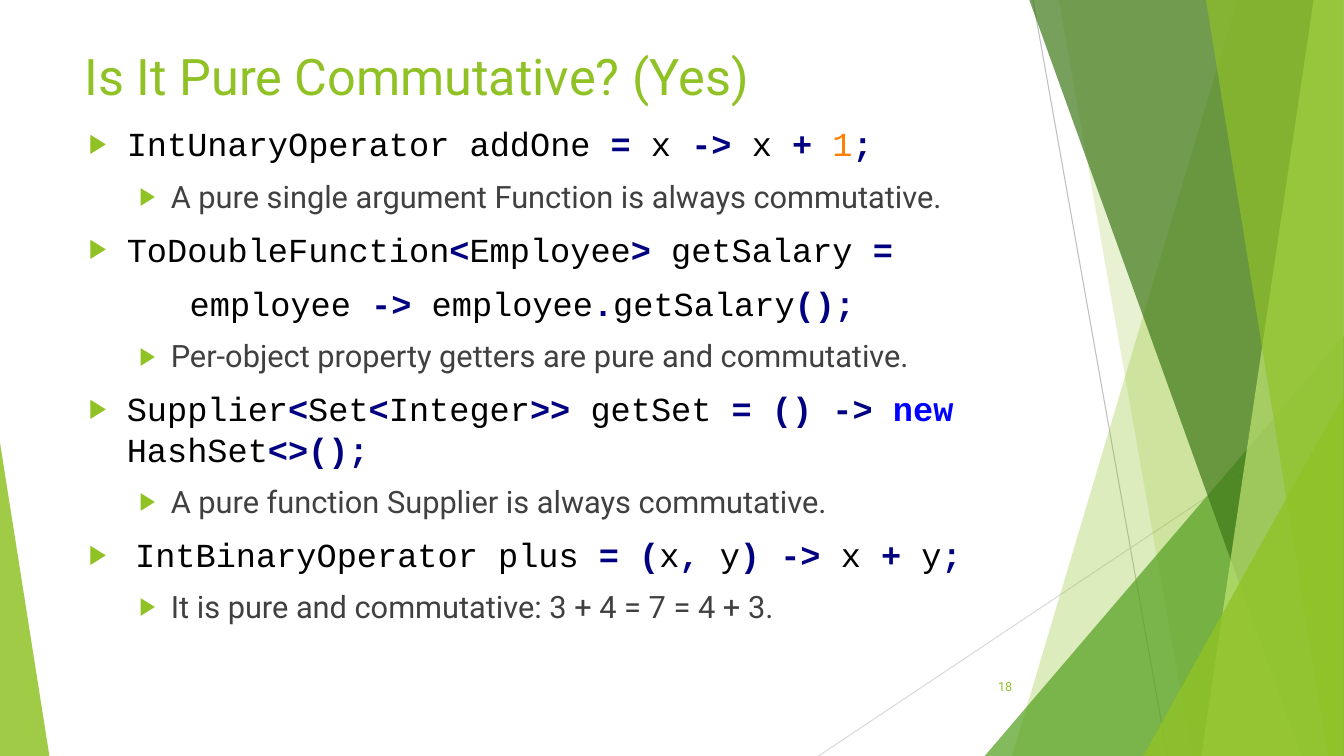
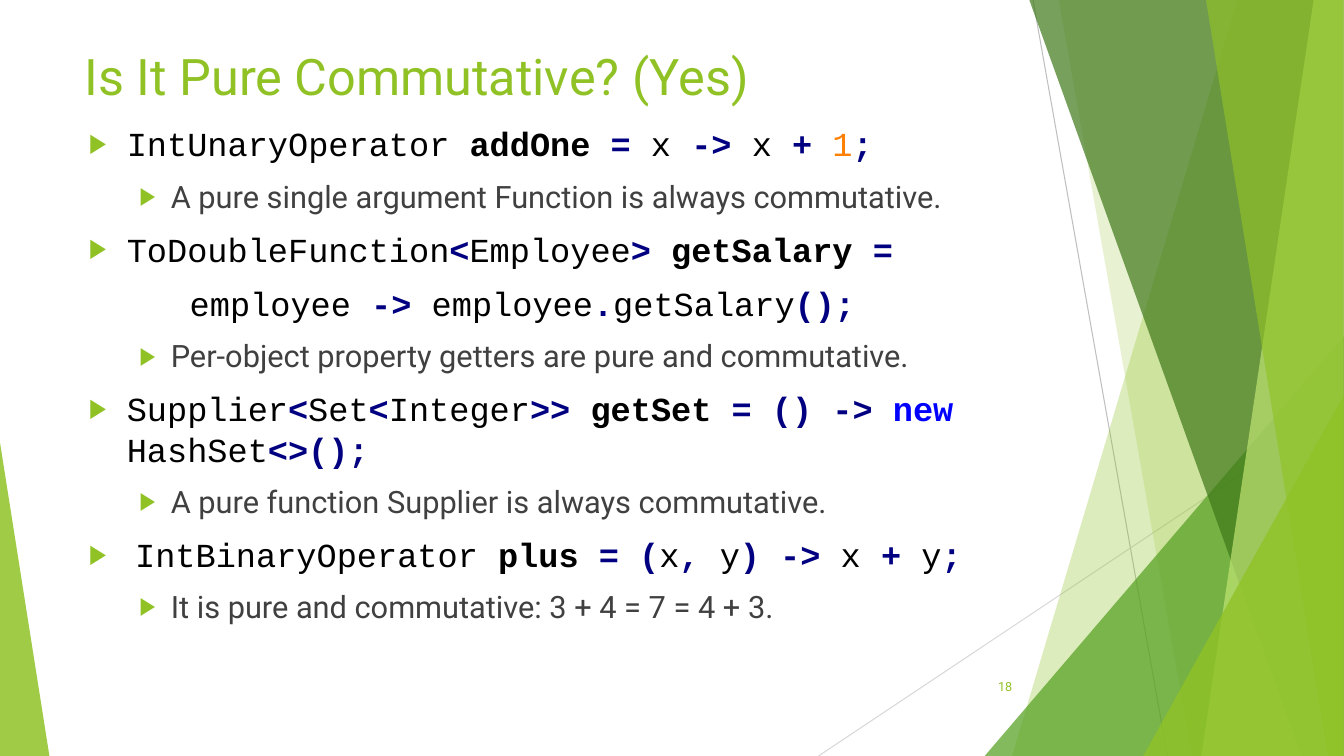
Before and after one commit to RichardRoda/2017-CodePaLOUsa-Lambda, a slide deck: slide 18 of Learning to Love the Lambda in the Stream.pptx. Drawn at 1344x756 pixels with LibreOffice and Linux fonts; fonts in the diff are those of the drawing. Boxes give left, top, right and bottom in pixels: in the first picture for what was removed or moved away, otherwise in the second. Text is boxed around its words. In the diff, an @@ line names an element or a change of style, - is before the commit and + after.

```diff
--- a/Learning to Love the Lambda in the Stream.pptx
+++ b/Learning to Love the Lambda in the Stream.pptx
@@ text at <box>127,132,961,574</box>: bold on in "addOne", "getSalary", "getSet", "plus" @@
```
Also in this commit, not shown: 11 other slides changed, 1 other file.
